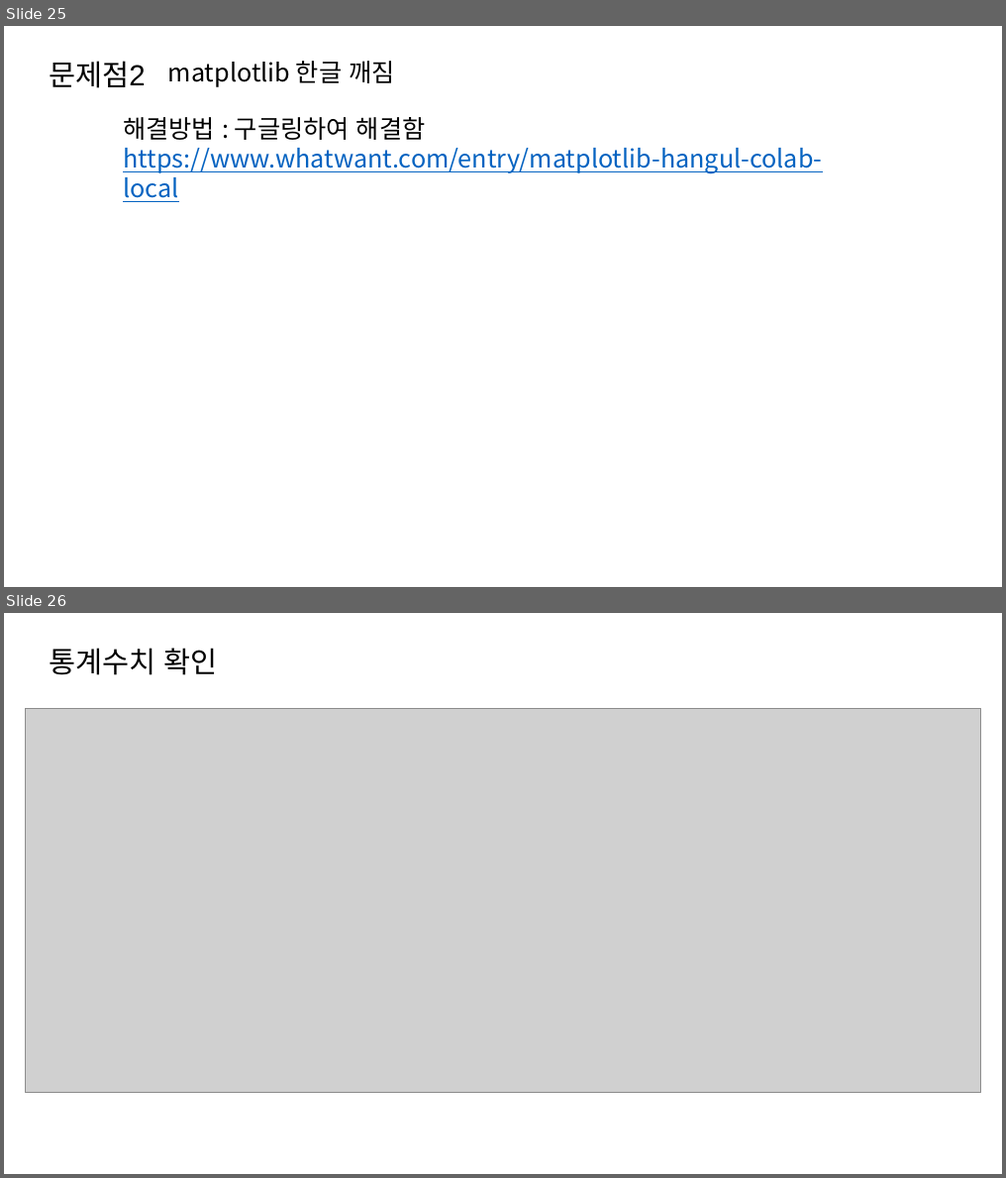
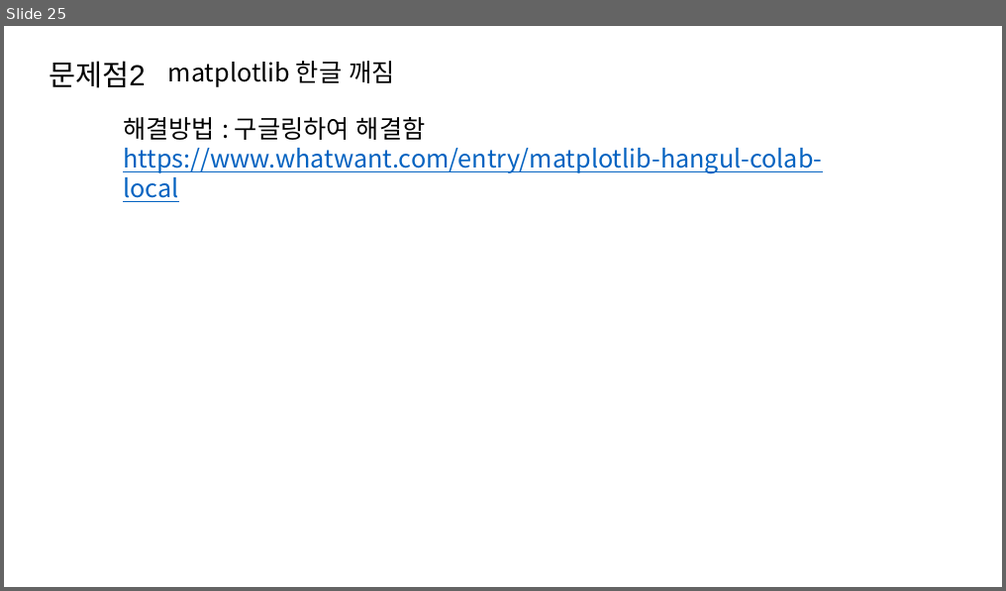
Before and after one commit to dev-hw/SeSAC-live_map, a slide deck: 230810.pptx. Shown one above the other, each under a label of ours: slides 25 and 26 before the commit, slide 25 after it. The pictures are 1006x1178 and 1006x591 pixels, drawn with LibreOffice and Linux fonts; fonts in the diff are those of the drawing; grey boxes stand for pictures. Boxes give left, top, right and bottom in pixels: in the first picture for what was removed or moved away, otherwise in the second. Text is boxed around its words. In the diff, an @@ line names an element or a change of style, - is before the commit and + after.

```diff
--- a/230810.pptx
+++ b/230810.pptx
@@ slide 26 removed at bbox=[4, 613, 1002, 1174], background #FFFFFF @@
@@ text removed at bbox=[49, 648, 217, 675] @@
-통계수치 확인
@@ picture removed at bbox=[25, 708, 981, 1093] @@
```
Also in this commit, not shown: 3 slides changed, 4 slides added.
